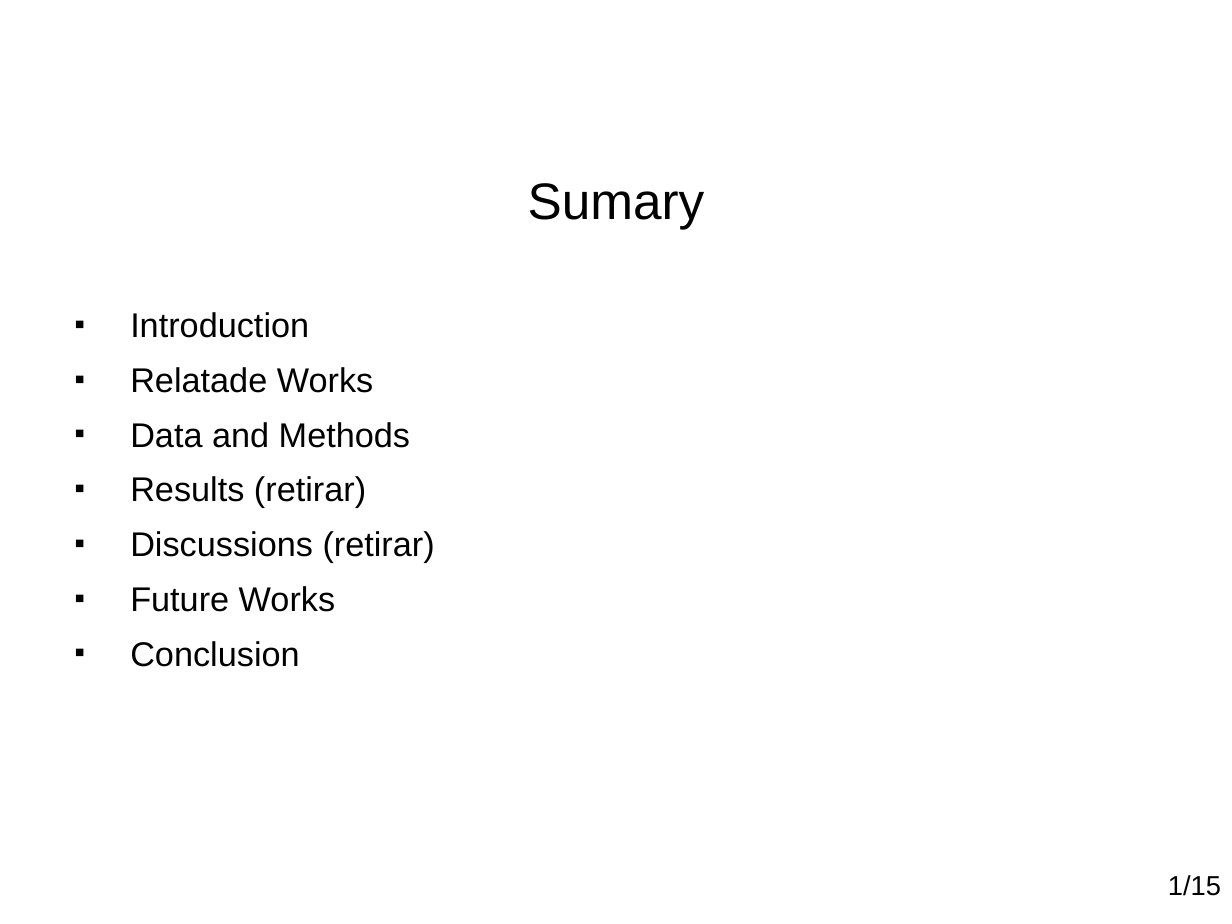
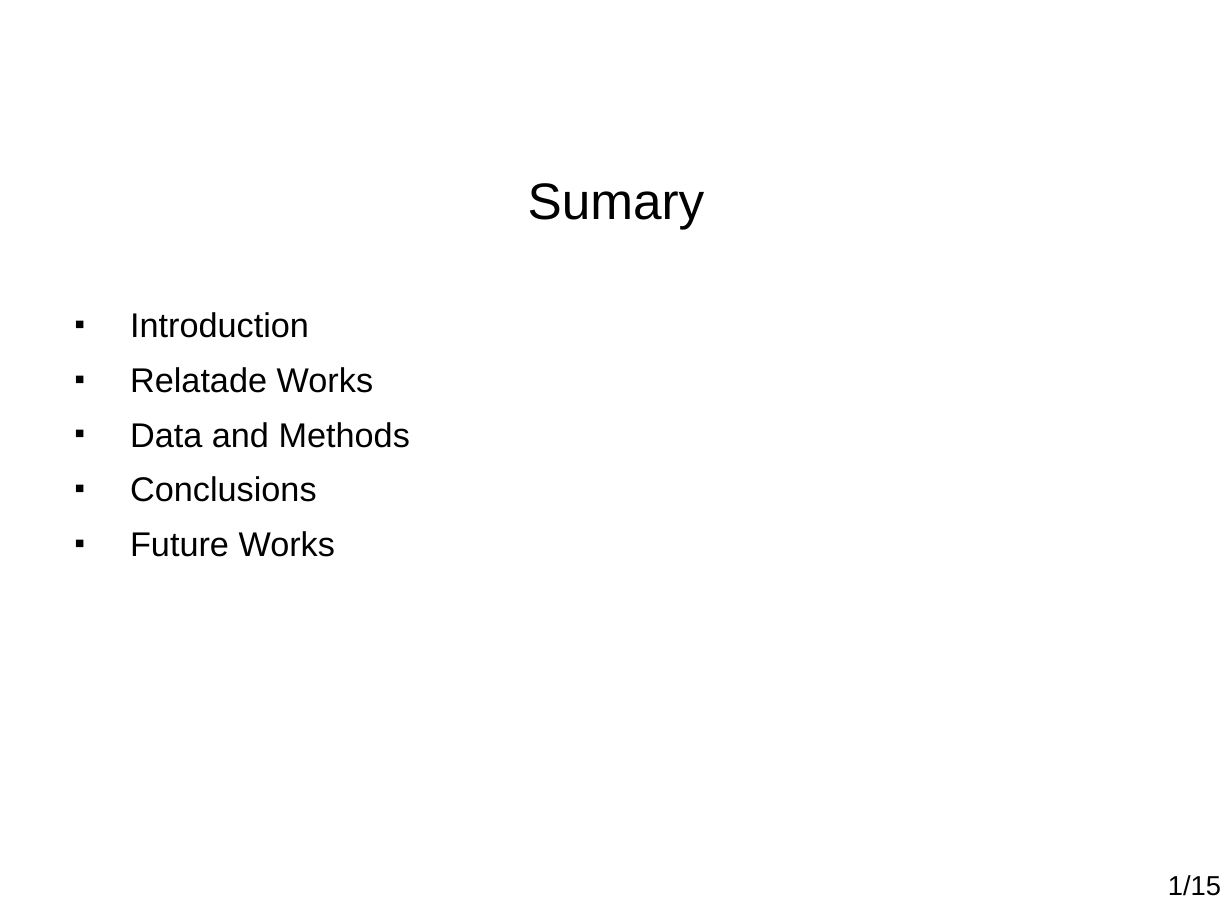
Before and after one commit to paulohq/apresentacao-L2AP, a slide deck: slide 2 of apresentacao-L2AP.ppt. Drawn at 1232x924 pixels with LibreOffice and Linux fonts; fonts in the diff are those of the drawing; background and template pictures are left out. Boxes give left, top, right and bottom in pixels: in the first picture for what was removed or moved away, otherwise in the second. Text is boxed around its words. In the diff, an @@ line names an element or a change of style, - is before the commit and + after.

```diff
--- a/apresentacao-L2AP.ppt
+++ b/apresentacao-L2AP.ppt
@@ text at (130,476,317,502): text changed @@
-■ Results (retirar)
-■ Discussions (retirar)
+■ Conclusions
@@ text at (130,641,299,667): paragraph removed @@
-■ Conclusion
```
Also in this commit, not shown: 14 other slides changed, 1 slide added, 1 other file.
